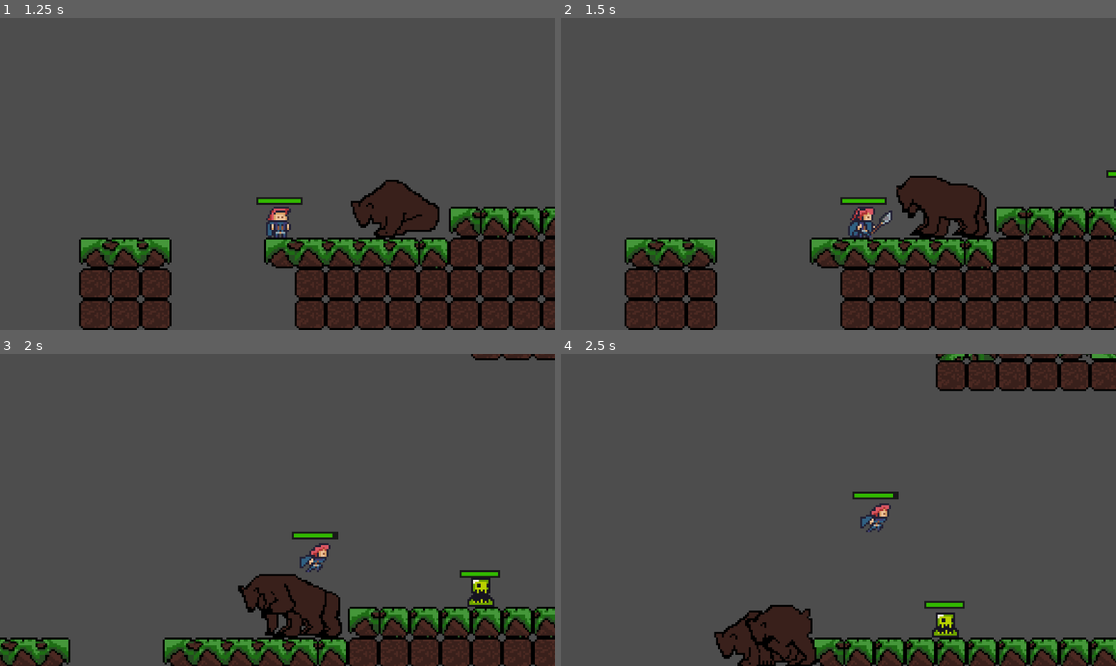
Above: before the commit, frames 1-4 (two rows, left to right).
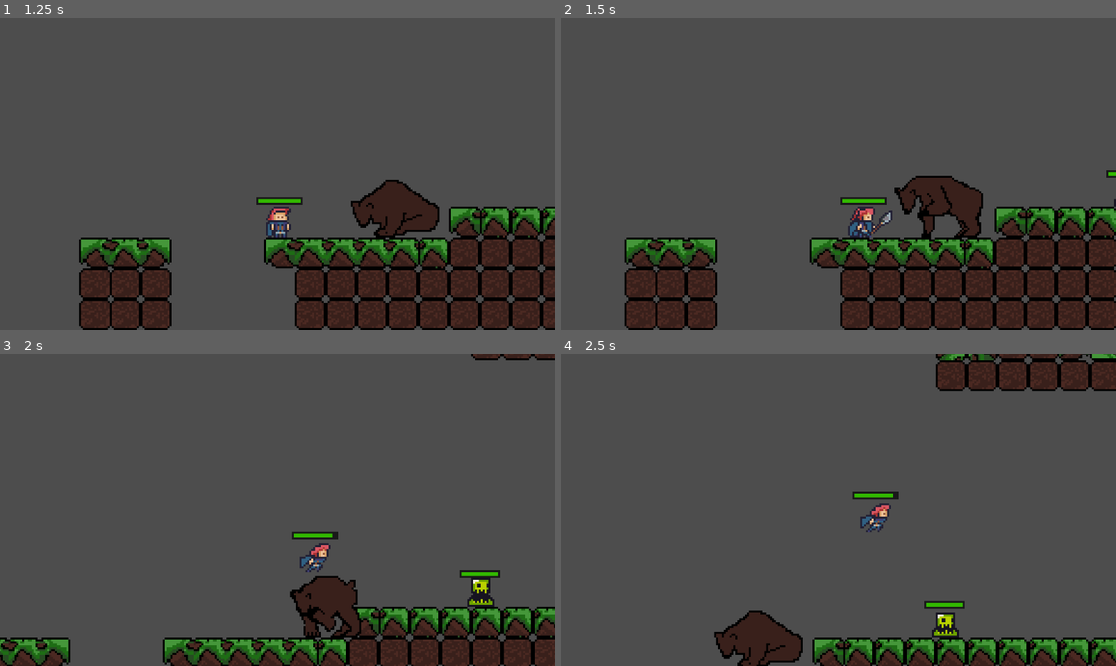
Above: after the commit, the same moments.

Repository: eoBattisti/agnosia
Game: Godot game, scene res://scenes/menu/main_menu.tscn
Same seed, same stepped clock (60 frames per second), same inputs: the game is played once before the commit and once after it.
Inputs:
- Up to frame 1 (1.25 s): click "Start" at 0.5 s
- Up to frame 2 (1.5 s): tap Enter at 1.25 s; hold D (move_right) from 1.28 s (still down); tap J (attack) at 1.35 s
- Up to frame 3 (2 s): keep holding D (move_right); tap W (jump) at 1.52 s
- Up to frame 4 (2.5 s): keep holding D (move_right); tap E (advance_dialog) at 2.1 s; tap W (jump) at 2.27 s; tap J (attack) at 2.3 s

Frame 1 is identical in both runs. In frame 2, 1.1% of the frame differs, in the area x 60-78%, y 50-71%; in frame 3, 2.9%, in the area x 42-66%, y 70-91%; in frame 4, 1.2%.

Commit message:
feat: bear improvements

Diff:
--- a/scenes/bear.tscn
+++ b/scenes/bear.tscn
@@ -12,6 +12,22 @@
 [ext_resource type="Script" path="res://scripts/state_machine/enemy_states/attack/attacking.gd" id="8_61nao"]
 [ext_resource type="PackedScene" uid="uid://dfyin3u4fphgu" path="res://scenes/hitbox_component.tscn" id="8_w1wfc"]
 [ext_resource type="Script" path="res://scripts/attack_hitbox.gd" id="12_vyqxq"]
+
+[sub_resource type="AtlasTexture" id="AtlasTexture_4rf6a"]
+atlas = ExtResource("1_5acqi")
+region = Rect2(192, 64, 64, 64)
+
+[sub_resource type="AtlasTexture" id="AtlasTexture_kb0ss"]
+atlas = ExtResource("1_5acqi")
+region = Rect2(192, 128, 64, 64)
+
+[sub_resource type="AtlasTexture" id="AtlasTexture_haqgp"]
+atlas = ExtResource("1_5acqi")
+region = Rect2(64, 128, 64, 64)
+
+[sub_resource type="AtlasTexture" id="AtlasTexture_8lygj"]
+atlas = ExtResource("1_5acqi")
+region = Rect2(128, 128, 64, 64)
 
 [sub_resource type="AtlasTexture" id="AtlasTexture_04oau"]
 atlas = ExtResource("1_5acqi")
@@ -35,6 +51,29 @@
 
 [sub_resource type="SpriteFrames" id="SpriteFrames_mlwl2"]
 animations = [{
+"frames": [{
+"duration": 1.0,
+"texture": SubResource("AtlasTexture_4rf6a")
+}, {
+"duration": 1.0,
+"texture": SubResource("AtlasTexture_kb0ss")
+}, {
+"duration": 1.0,
+"texture": SubResource("AtlasTexture_haqgp")
+}, {
+"duration": 1.0,
+"texture": SubResource("AtlasTexture_haqgp")
+}, {
+"duration": 1.0,
+"texture": SubResource("AtlasTexture_haqgp")
+}, {
+"duration": 1.0,
+"texture": SubResource("AtlasTexture_8lygj")
+}],
+"loop": false,
+"name": &"attack",
+"speed": 5.0
+}, {
 "frames": [{
 "duration": 1.0,
 "texture": SubResource("AtlasTexture_04oau")
@@ -62,53 +101,6 @@
 "loop": true,
 "name": &"idle",
 "speed": 1.0
-}]
-
-[sub_resource type="AtlasTexture" id="AtlasTexture_4rf6a"]
-atlas = ExtResource("1_5acqi")
-region = Rect2(192, 64, 64, 64)
-
-[sub_resource type="AtlasTexture" id="AtlasTexture_kb0ss"]
-atlas = ExtResource("1_5acqi")
-region = Rect2(192, 128, 64, 64)
-
-[sub_resource type="AtlasTexture" id="AtlasTexture_haqgp"]
-atlas = ExtResource("1_5acqi")
-region = Rect2(64, 128, 64, 64)
-
-[sub_resource type="AtlasTexture" id="AtlasTexture_8lygj"]
-atlas = ExtResource("1_5acqi")
-region = Rect2(128, 128, 64, 64)
-
-[sub_resource type="SpriteFrames" id="SpriteFrames_t1nb4"]
-animations = [{
-"frames": [{
-"duration": 1.0,
-"texture": SubResource("AtlasTexture_4rf6a")
-}, {
-"duration": 1.0,
-"texture": SubResource("AtlasTexture_kb0ss")
-}, {
-"duration": 1.0,
-"texture": SubResource("AtlasTexture_haqgp")
-}, {
-"duration": 1.0,
-"texture": SubResource("AtlasTexture_8lygj")
-}],
-"loop": false,
-"name": &"attack",
-"speed": 2.0
-}, {
-"frames": [{
-"duration": 1.0,
-"texture": null
-}, {
-"duration": 1.0,
-"texture": null
-}],
-"loop": false,
-"name": &"idle",
-"speed": 5.0
 }]
 
 [sub_resource type="RectangleShape2D" id="RectangleShape2D_ofn5h"]
@@ -141,13 +133,8 @@
 visibility_layer = 3
 position = Vector2(2, -16)
 sprite_frames = SubResource("SpriteFrames_mlwl2")
-animation = &"idle"
+animation = &"attack"
 autoplay = "idle"
-
-[node name="AttackAnimations" type="AnimatedSprite2D" parent="."]
-position = Vector2(-3, -17)
-sprite_frames = SubResource("SpriteFrames_t1nb4")
-animation = &"attack"
 
 [node name="CollisionShape2D" type="CollisionShape2D" parent="."]
 position = Vector2(1, -15)
--- a/scripts/components/health_component.gd
+++ b/scripts/components/health_component.gd
@@ -18,4 +18,8 @@
 		healthbar.health = health
 
 	if health <= 0:
-		get_parent().queue_free()
+		var parent = get_parent()
+		if parent is Player:
+			GlobalManager.respawn_player()
+		else:
+			parent.queue_free()
--- a/scripts/slime.gd
+++ b/scripts/slime.gd
@@ -11,14 +11,13 @@
 @onready var move_component = $MoveComponent
 @onready var enemy_hurt_state = $MovementStateMachine/EnemyHurtState
 @onready var attack_state_machine = $AttackStateMachine
-@onready var attack_animations = $AttackAnimations
 
 signal enemy_hurt
 
 func _ready() -> void:
 	movement_state_machine.init(self, animated_sprite, move_component)
 	if attack_state_machine != null:
-		attack_state_machine.init(self, attack_animations, move_component)
+		attack_state_machine.init(self, animated_sprite, move_component)
 
 func _unhandled_input(event: InputEvent) -> void:
 	movement_state_machine.process_input(event)
Binary file changed: assets/files/translations.en.translation
Binary file changed: assets/files/translations.pt.translation
Not shown: 1 places in scenes/bear.tscn that only renumber resources
